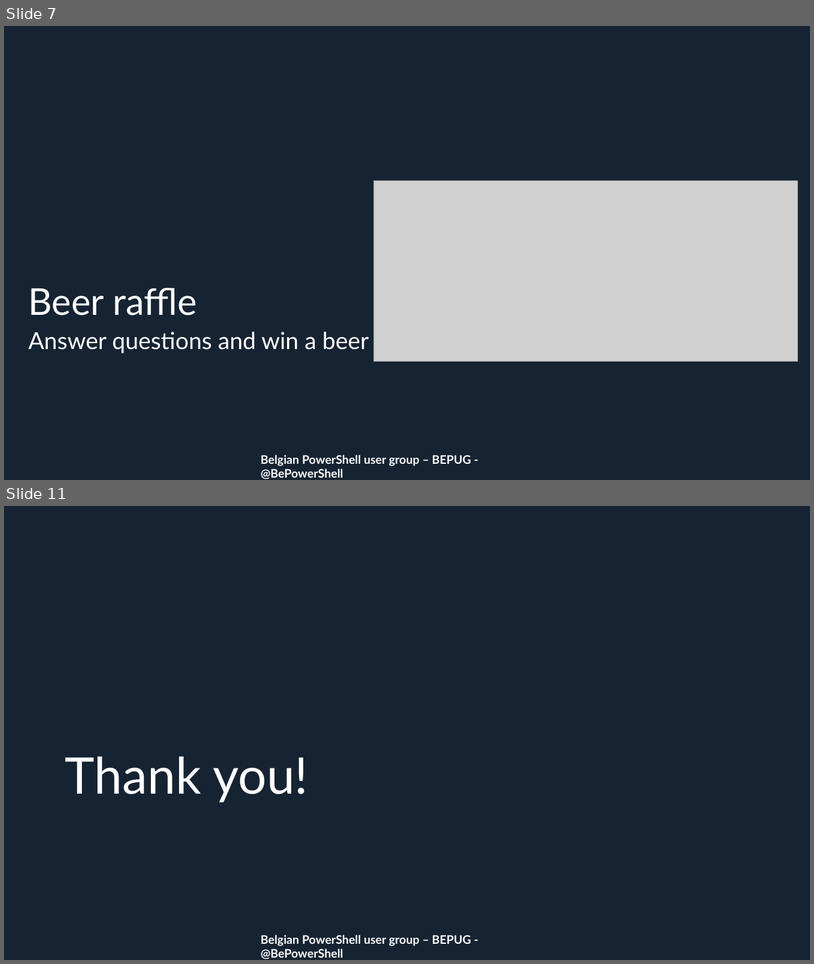
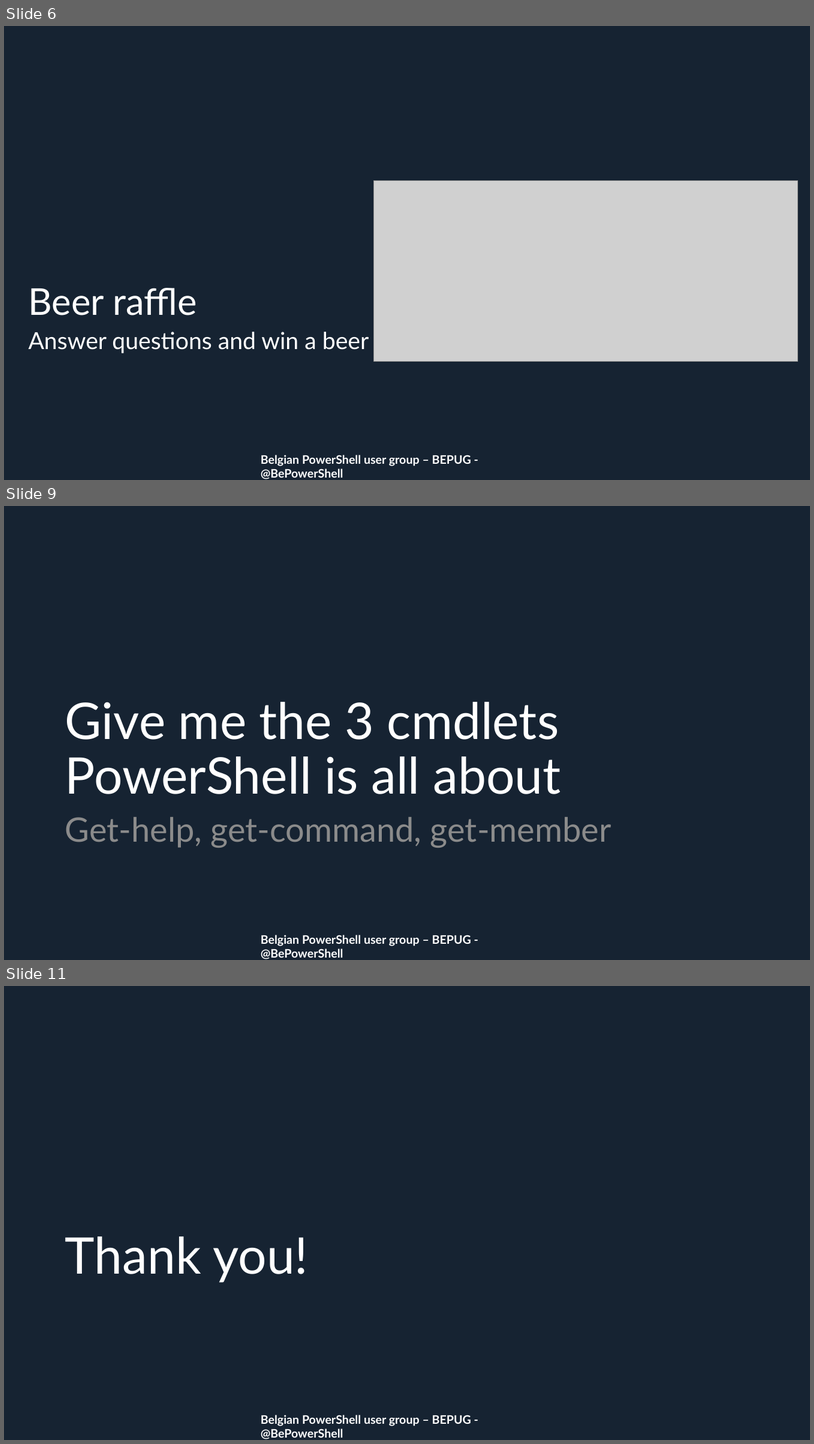
Before and after one commit to BEPUG/meetups, a slide deck: 20180927/_bepug/meetup27092018-outro.pptx. Shown one above the other, each under a label of ours: slides 7 and 11 before the commit, slides 6, 9 and 11 after it; the slides between them are not shown. The pictures are 814x964 and 814x1444 pixels, drawn with LibreOffice and Linux fonts; fonts in the diff are those of the drawing; grey boxes stand for pictures; background and template pictures are left out. Boxes give left, top, right and bottom in pixels: in the first picture for what was removed or moved away, otherwise in the second. Text is boxed around its words. In the diff, an @@ line names an element or a change of style, - is before the commit and + after.

```diff
--- a/20180927/_bepug/meetup27092018-outro.pptx
+++ b/20180927/_bepug/meetup27092018-outro.pptx
@@ slide 9 added at (x1=4, y1=506, x2=810, y2=960), background #162332; not listed: 1 template element that a slide beside it also shows @@
@@ title added at (x1=65, y1=702, x2=561, y2=794), 60 pt, text #FFFFFF @@
+Give me the 3 cmdlets PowerShell is all about
@@ text added at (x1=65, y1=817, x2=612, y2=847), 40 pt, text #8C8C8C @@
+Get-help, get-command, get-member
@@ what was slide 7 is now slide 6 @@
```
Also in this commit, not shown: 1 slide changed, 3 other slides added, 4 slides removed, 1 other file.
